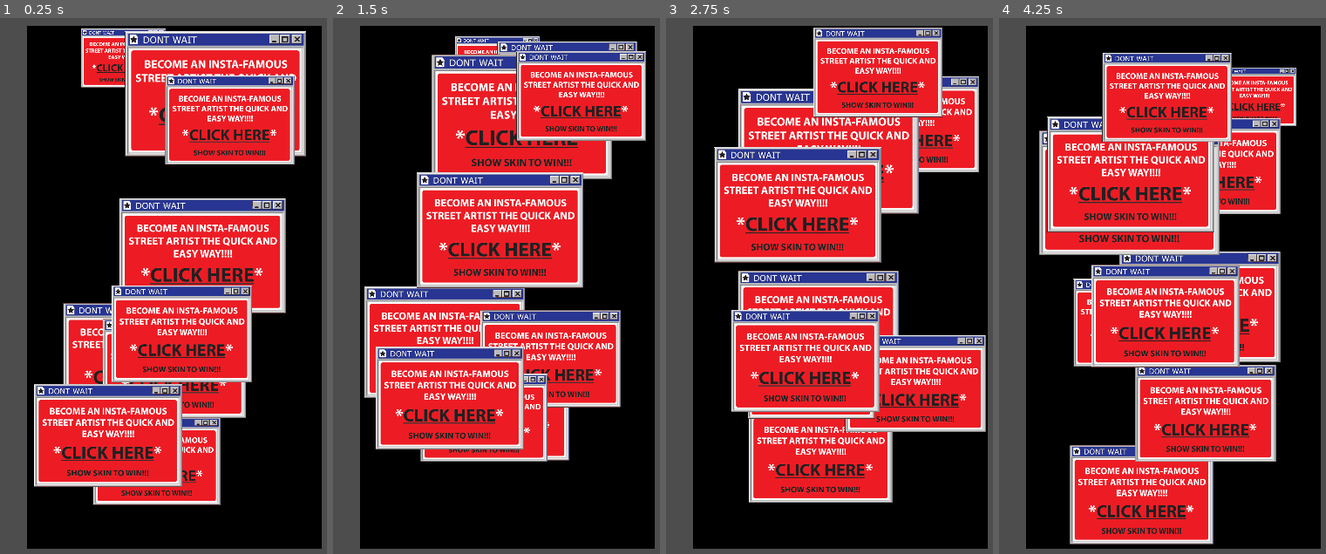
Above: before the commit, frames 1-4 (left to right).
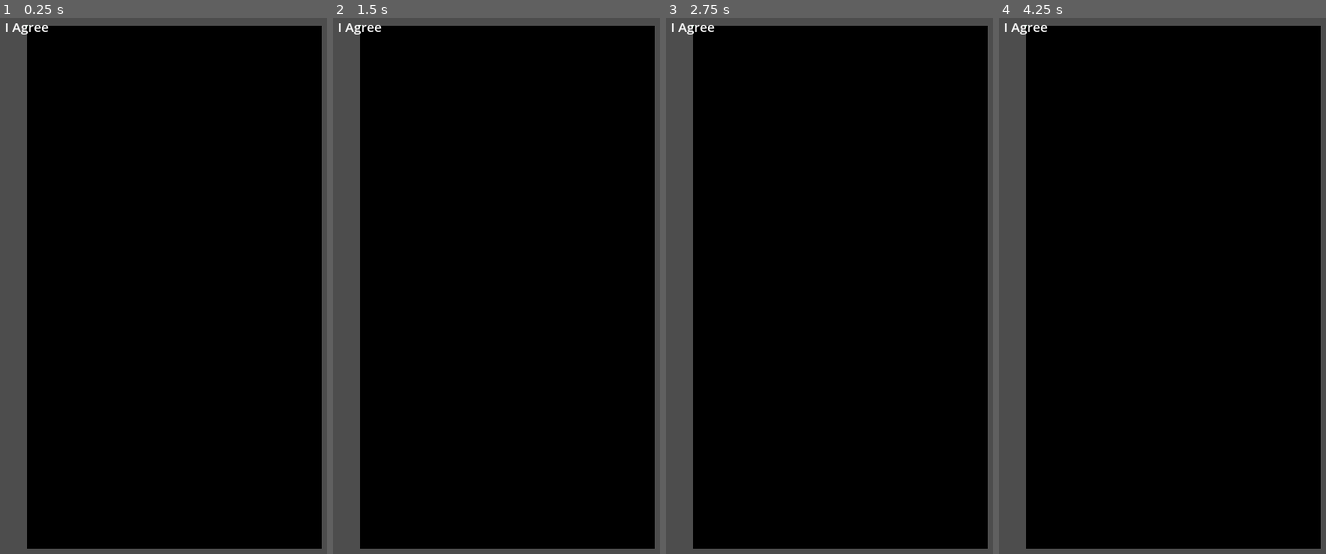
Above: after the commit, the same moments.

Repository: Tryptophan/ludumdare59
Game: Godot game, scene res://phone.tscn
Two runs of this game, one before a commit and one after it. Both use one fixed random seed, a clock stepped at 60 frames per second and the inputs below.
Inputs (mouse positions are in pixels of both pictures, inside the frame that each line leads up to):
- Up to frame 1 (0.25 s): no input
- Up to frame 2 (1.5 s): move the mouse to (outside the picture) at 0.52 s; click (outside the picture) at 0.67 s; drag from (483, 318) to (588, 403) at 1.27 s
- Up to frame 3 (2.75 s): move the mouse to (outside the picture) at 2.02 s; click (outside the picture) at 2.17 s
- Up to frame 4 (4.25 s): drag from (1254, 403) to (1077, 205) at 2.77 s; move the mouse to (outside the picture) at 3.52 s; click (outside the picture) at 3.67 s

The runs differ from the first frame. In frame 1, 47% of the frame differs, in the area x 1-94%, y 0-91%; in frame 2, 49%; in frame 3, 52%; in frame 4, 52%, in the area x 1-91%, y 0-99%.

Commit message:
Added cards, changed password words, added TOS and Cards to phone game list. Changed TOS text, and added more.

Diff:
--- /dev/null
+++ b/cards.gd
@@ -0,0 +1,229 @@
+extends Node2D
+
+signal finished
+
+var phone_position: Vector2
+var phone_size: Vector2
+
+# ── Card images ──────────────────────────────────────────────────────
+const CARD_IMAGES := [
+	"res://cards/witch.png",
+	"res://cards/candy.png",
+	"res://cards/frankenstein.png",
+	"res://cards/dracula.png",
+	"res://cards/jason.png",
+	"res://cards/ghostface.png",
+	"res://cards/blob.png",
+	"res://cards/ghost.png",
+	"res://cards/devil.png",
+	"res://cards/shrek.png",
+	"res://cards/pumpkin.png",
+]
+const CARD_COUNT := 5
+
+# ── State ────────────────────────────────────────────────────────────
+enum Phase { RIPPING, SWIPING, DONE }
+var _phase: Phase = Phase.RIPPING
+
+var _cards: Array[Texture2D] = []
+
+# Rip phase
+var _rip_progress: float = 0.0   # 0 to 1
+var _rip_dragging: bool = false
+var _rip_start_x: float = 0.0
+var _rip_current_x: float = 0.0
+const RIP_DISTANCE := 120.0       # pixels to drag to complete rip
+
+# Swipe phase
+var _current_card: int = 0
+var _swipe_offset: float = 0.0
+var _swipe_dragging: bool = false
+var _swipe_start_x: float = 0.0
+var _swipe_velocity: float = 0.0
+var _swipe_animating: bool = false
+var _swipe_target: float = 0.0
+const SWIPE_THRESHOLD := 80.0
+const SWIPE_ANIM_SPEED := 12.0
+
+
+func setup(pos: Vector2, size: Vector2) -> void:
+	phone_position = pos
+	phone_size     = size
+
+	# Pick 5 random cards
+	var pool := CARD_IMAGES.duplicate()
+	pool.shuffle()
+	for i in CARD_COUNT:
+		var tex: Texture2D = load(pool[i])
+		_cards.append(tex)
+
+
+func _process(delta: float) -> void:
+	if _phase == Phase.SWIPING and _swipe_animating:
+		_swipe_offset = lerp(_swipe_offset, _swipe_target, SWIPE_ANIM_SPEED * delta)
+		if abs(_swipe_offset - _swipe_target) < 1.0:
+			_swipe_offset = 0.0
+			_swipe_animating = false
+			_swipe_target = 0.0
+			if _current_card >= CARD_COUNT:
+				_phase = Phase.DONE
+	queue_redraw()
+
+
+func _draw() -> void:
+	# Background
+	draw_rect(Rect2(phone_position, phone_size), Color(0.08, 0.06, 0.12), true)
+	draw_rect(Rect2(phone_position, phone_size), Color(0.3, 0.2, 0.5), false, 2.0)
+
+	var center := phone_position + phone_size * 0.5
+
+	if _phase == Phase.RIPPING:
+		_draw_rip_phase(center)
+	elif _phase == Phase.SWIPING:
+		_draw_swipe_phase(center)
+	elif _phase == Phase.DONE:
+		_draw_done(center)
+
+
+func _draw_rip_phase(center: Vector2) -> void:
+	var font := ThemeDB.fallback_font
+
+	# Pack rectangle
+	var pack_w := phone_size.x * 0.72
+	var pack_h := phone_size.y * 0.62
+	var pack_x := center.x - pack_w * 0.5
+	var pack_y := center.y - pack_h * 0.5 - 20.0
+
+	# Rip tear offset — top half shifts right as you rip
+	var tear_offset := _rip_progress * pack_w * 0.6
+
+	# Body of pack (almost all of it)
+	draw_rect(Rect2(pack_x, pack_y + pack_h * 0.1, pack_w, pack_h * 0.9),
+		Color(0.85, 0.2, 0.2), true)
+
+	# Just the lip at the top shifts with rip
+	draw_rect(Rect2(pack_x + tear_offset, pack_y, pack_w, pack_h * 0.12),
+		Color(0.95, 0.25, 0.25), true)
+
+	# Pack sheen line
+	draw_line(
+		Vector2(pack_x + tear_offset + pack_w * 0.15, pack_y + 8),
+		Vector2(pack_x + tear_offset + pack_w * 0.2,  pack_y + pack_h * 0.1),
+		Color(1.0, 1.0, 1.0, 0.25), 6.0, true)
+
+	# Tear line near top
+	var tear_y := pack_y + pack_h * 0.11
+
+	# Pack label (stays fixed on the body)
+	var lbl := "HAMPTER PACK"
+	var lsz := font.get_string_size(lbl, HORIZONTAL_ALIGNMENT_LEFT, -1, 14)
+	draw_string(font,
+		Vector2(pack_x + (pack_w - lsz.x) * 0.5, pack_y + pack_h * 0.25),
+		lbl, HORIZONTAL_ALIGNMENT_LEFT, -1, 14, Color.WHITE)
+
+func _draw_swipe_phase(center: Vector2) -> void:
+	var font := ThemeDB.fallback_font
+
+	var card_w := phone_size.x * 0.72
+	var card_h := phone_size.y * 0.62
+	var card_y := center.y - card_h * 0.5 - 20.0
+
+	# Draw next card underneath
+	if _current_card + 1 < CARD_COUNT:
+		draw_rect(Rect2(center.x - card_w * 0.5, card_y, card_w, card_h),
+			Color(1.0, 0.97, 0.9), true)
+		draw_rect(Rect2(center.x - card_w * 0.5, card_y, card_w, card_h),
+			Color(0.7, 0.6, 0.4), false, 2.5)
+
+	# Draw current card on top with swipe offset
+	var card_x := center.x - card_w * 0.5 + _swipe_offset
+	draw_rect(Rect2(card_x, card_y, card_w, card_h), Color(1.0, 0.97, 0.9), true)
+	draw_rect(Rect2(card_x, card_y, card_w, card_h), Color(0.7, 0.6, 0.4), false, 2.5)
+
+	# Card counter
+	var counter := "%d / %d" % [min(_current_card + 1, CARD_COUNT), CARD_COUNT]
+	var csz     := font.get_string_size(counter, HORIZONTAL_ALIGNMENT_LEFT, -1, 12)
+	draw_string(font,
+		Vector2(center.x - csz.x * 0.5, card_y + card_h + 18),
+		counter, HORIZONTAL_ALIGNMENT_LEFT, -1, 12, Color(0.6, 0.6, 0.7))
+
+	var hint := "swipe to view next"
+	var hsz  := font.get_string_size(hint, HORIZONTAL_ALIGNMENT_LEFT, -1, 11)
+	draw_string(font,
+		Vector2(center.x - hsz.x * 0.5, card_y + card_h + 36),
+		hint, HORIZONTAL_ALIGNMENT_LEFT, -1, 11, Color(0.45, 0.45, 0.55))
+
+
+func _draw_done(center: Vector2) -> void:
+	var font := ThemeDB.fallback_font
+	var msg  := "Pack Opened!"
+	var msz  := font.get_string_size(msg, HORIZONTAL_ALIGNMENT_LEFT, -1, 24)
+	draw_string(font,
+		Vector2(center.x - msz.x * 0.5, center.y - 20),
+		msg, HORIZONTAL_ALIGNMENT_LEFT, -1, 24, Color(1.0, 0.85, 0.2))
+
+	var sub  := "tap to finish"
+	var ssz  := font.get_string_size(sub, HORIZONTAL_ALIGNMENT_LEFT, -1, 13)
+	draw_string(font,
+		Vector2(center.x - ssz.x * 0.5, center.y + 16),
+		sub, HORIZONTAL_ALIGNMENT_LEFT, -1, 13, Color(0.6, 0.6, 0.7))
+
+
+# ── Input ─────────────────────────────────────────────────────────────
+func _input(event: InputEvent) -> void:
+	if _phase == Phase.RIPPING:
+		_input_rip(event)
+	elif _phase == Phase.SWIPING:
+		_input_swipe(event)
+	elif _phase == Phase.DONE:
+		if event is InputEventMouseButton and event.pressed:
+			finished.emit()
+
+
+func _input_rip(event: InputEvent) -> void:
+	if event is InputEventMouseButton and event.button_index == MOUSE_BUTTON_LEFT:
+		if event.pressed:
+			var pos: Vector2 = make_input_local(event).position
+			if Rect2(Vector2.ZERO, phone_size).has_point(pos):
+				_rip_dragging = true
+				_rip_start_x  = event.position.x
+				_rip_current_x = event.position.x
+		else:
+			_rip_dragging = false
+
+	elif event is InputEventMouseMotion and _rip_dragging:
+		_rip_current_x = event.position.x
+		var delta_x: float = abs(_rip_current_x - _rip_start_x)
+		_rip_progress = clamp(delta_x / RIP_DISTANCE, 0.0, 1.0)
+		if _rip_progress >= 1.0:
+			_rip_dragging = false
+			_phase = Phase.SWIPING
+		queue_redraw()
+
+
+func _input_swipe(event: InputEvent) -> void:
+
+	if event is InputEventMouseButton and event.button_index == MOUSE_BUTTON_LEFT:
+		if event.pressed:
+			var pos: Vector2 = make_input_local(event).position
+			if Rect2(Vector2.ZERO, phone_size).has_point(pos):
+				_swipe_dragging = true
+				_swipe_start_x  = event.position.x
+				_swipe_velocity = 0.0
+		else:
+			_swipe_dragging = false
+			# Check if swipe was far enough
+			if abs(_swipe_offset) >= SWIPE_THRESHOLD:
+				_swipe_target    = sign(_swipe_offset) * phone_size.x * 1.2
+				_swipe_animating = true
+				_current_card   += 1
+			else:
+				# Snap back
+				_swipe_target    = 0.0
+				_swipe_animating = true
+
+	elif event is InputEventMouseMotion and _swipe_dragging:
+		var dx: float  = event.position.x - _swipe_start_x
+		_swipe_velocity = dx - _swipe_offset
+		_swipe_offset   = dx
+		queue_redraw()
--- a/password.gd
+++ b/password.gd
@@ -3,7 +3,11 @@
 signal finished
 
 # ── Config ──────────────────────────────────────────────────────────
-const PASSWORDS := ["bing bong", "peenar snipper guy", "fat hog peetar"]
+const PASSWORDS := ["bing bong", "peenar snipper guy", "teezy", "charlie", "radio",
+					"blue rose", "log lady", "damn good coffee", "doppelganger", "glorp",
+					"bingus", "fire walk", "he he he he he", "yellow king", "blue velvet",
+					"outer heaven", "diamond dog", "cathode ray tube", "psycho mantis", "solid snake",
+					"liquid snake", "big boss"]
 var TARGET_PASSWORD: String = ""
 const FLASH_TIME      := 0.6
 const FONT_SIZE_KEY   := 15
--- a/phone.gd
+++ b/phone.gd
@@ -3,7 +3,7 @@
 
 signal finished
 
-const GAMES = ["ads", "pattern", "password", "case-opening", "tos"]
+const GAMES = ["ads", "pattern", "password", "case-opening", "tos", "cards"]
 
 enum State {IDLE, PLAYING, FINISHED}
 var _state: State = State.IDLE
@@ -66,7 +66,8 @@
 
 
 func _start_game() -> void:
-	var game_name = GAMES[randi() % GAMES.size()]
+	#var game_name = GAMES[randi() % GAMES.size()]
+	var game_name = GAMES[4]
 	var script = load("res://%s.gd" % game_name)
 	_current_game = Node2D.new()
 	_current_game.set_script(script)
--- a/tos.gd
+++ b/tos.gd
@@ -28,8 +28,8 @@
 const PAD             := 16.0
 
 const TOS_FILES := [
-	"res://tos/easy.txt",
-	"res://tos/medium.txt"
+	"res://tos/axolotl.txt",
+	"res://tos/montypy.txt"
 ]
 
 var TOS_LINES: Array[String] = []
Not shown, added: cards.gd.uid
Renamed: tos/easy.txt -> tos/axolotl.txt
Not shown, removed: tos/monty_python.txt
Renamed: tos/medium.txt -> tos/montypyt.txt
